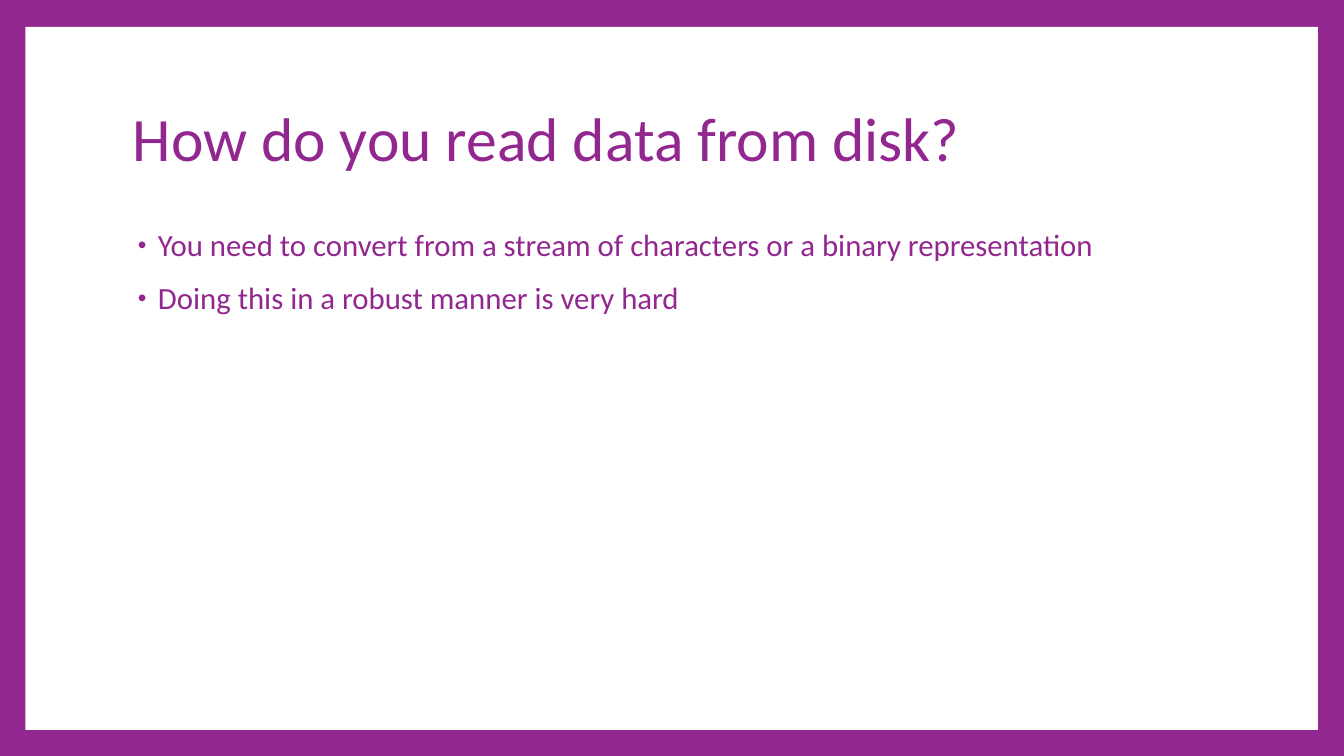
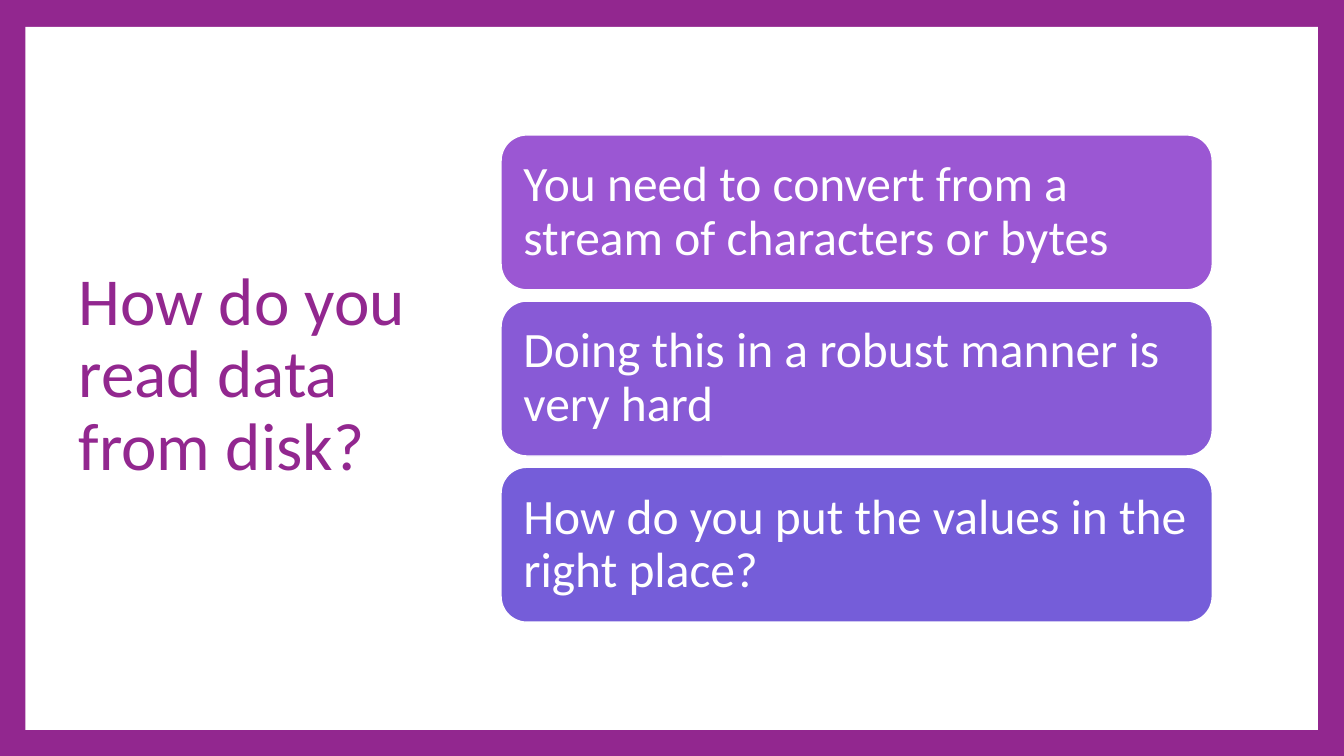
Before and after one commit to cdiggins/cs321, a slide deck: slide 14 of class-notes/cs321-winter-2023-lecture-17-classes-for-data.pptx (slide 4 before the commit). Drawn at 1344x756 pixels with LibreOffice and Linux fonts; fonts in the diff are those of the drawing. Boxes give left, top, right and bottom in pixels: in the first picture for what was removed or moved away, otherwise in the second. Text is boxed around its words. In the diff, an @@ line names an element or a change of style, - is before the commit and + after.

```diff
--- a/class-notes/cs321-winter-2023-lecture-17-classes-for-data.pptx
+++ b/class-notes/cs321-winter-2023-lecture-17-classes-for-data.pptx
@@ title "How do you read data ...": place and size @@
-title "How do you read data ..." at (133, 118, 959, 171)
+title "How do you read data ..." at (79, 278, 405, 471)
@@ title "How do you read data ..." at (79, 278, 405, 471): size 66 to 72 pt @@
@@ text removed at (158, 234, 1093, 315) @@
-• You need to convert from a stream of characters or a binary representation
-• Doing this in a robust manner is very hard
@@ group added at (501, 135, 1212, 622): 3 rounded rectangles, 3 texts @@
+You need to convert from a stream of characters or bytes
+Doing this in a robust manner is very hard
+How do you put the values in the right place?
```
Also in this commit, not shown: 7 other slides changed, 8 slides added, 1 slide removed, 5 other files.
